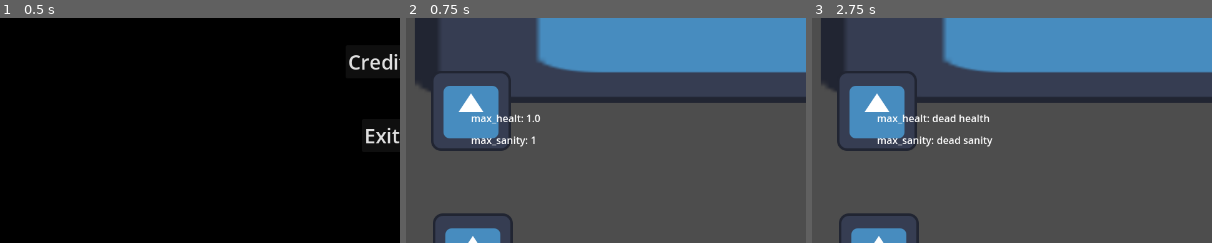
Above: before the commit, frames 1-3 (left to right).
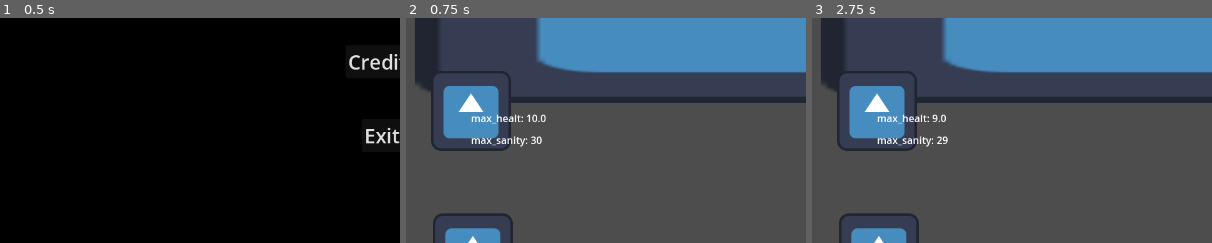
Above: after the commit, the same moments.

Repository: fabio98p/Godot_jam_Brackeys_2025.2
Game: Godot game, scene res://Menus/main_menu.tscn
Two runs of this game, one before a commit and one after it. Both use one fixed random seed, a clock stepped at 60 frames per second and the inputs below. The engine's default icon, where the game draws it, is replaced by a stand-in: a white triangle on a blue panel in a dark square.
Inputs (mouse positions are % of the whole screen's width and height, from its top left):
- Up to frame 1 (0.5 s): no input
- Up to frame 2 (0.75 s): click "Start" at 0.5 s
- Up to frame 3 (2.75 s): tap Enter at 1.25 s; move the mouse to (72, 45) at 1.27 s; click (72, 45) at 1.42 s; tap Space at 2 s; drag from (30, 55) to (50, 26) at 2.02 s
The pictures show only the part of the screen within x 0-50%, y 29-79%; the shares and areas given below are measured in that part.

Frame 1 is identical in both runs. In frame 2, 0.2% of the frame differs, in the area x 31-35%, y 42-56%; in frame 3, 0.6%, in the area x 30-46%, y 42-58%.

Commit message:
fsdgbvsdbg

Diff:
--- a/Cards/Resources/attack+heal.tres
+++ b/Cards/Resources/attack+heal.tres
@@ -7,12 +7,12 @@
 name = "attack=heal"
 description = "comboo"
 img_size = Vector2(0, 0)
-sanity_cost = 0
+sanity_cost = 5
 has_attack = true
-attack_damage_value = 10.0
+attack_damage_value = 2.0
 attack_target_type = 0.0
 has_heal = true
-heal_value = 25.0
+heal_value = 1.0
 has_self_buff = false
 has_damage_buff = false
 damage_buff_value = 0.0
--- a/Cards/Resources/attack.tres
+++ b/Cards/Resources/attack.tres
@@ -7,9 +7,9 @@
 name = "attack"
 description = "solo attacco"
 img_size = Vector2(0, 0)
-sanity_cost = 0
+sanity_cost = 7
 has_attack = true
-attack_damage_value = 90.0
+attack_damage_value = 4.0
 attack_target_type = 0.0
 has_heal = false
 heal_value = 0.0
--- a/Cards/Resources/heal.tres
+++ b/Cards/Resources/heal.tres
@@ -7,12 +7,12 @@
 name = "heal"
 description = "vita"
 img_size = Vector2(0, 0)
-sanity_cost = 0
+sanity_cost = 4
 has_attack = false
 attack_damage_value = 0.0
 attack_target_type = 0.0
 has_heal = true
-heal_value = 200.0
+heal_value = 2.0
 has_self_buff = false
 has_damage_buff = false
 damage_buff_value = 0.0
--- a/Levels/level_1.tscn
+++ b/Levels/level_1.tscn
@@ -15,7 +15,7 @@
 
 [node name="Player" parent="." instance=ExtResource("2_3mhv4")]
 position = Vector2(104, 355)
-max_health = 1.0
-max_sanity = 1
+max_health = 10.0
+max_sanity = 30
 
 [editable path="CardManager"]
Not shown: 1 places in Levels/level_1.tscn that only renumber resources
